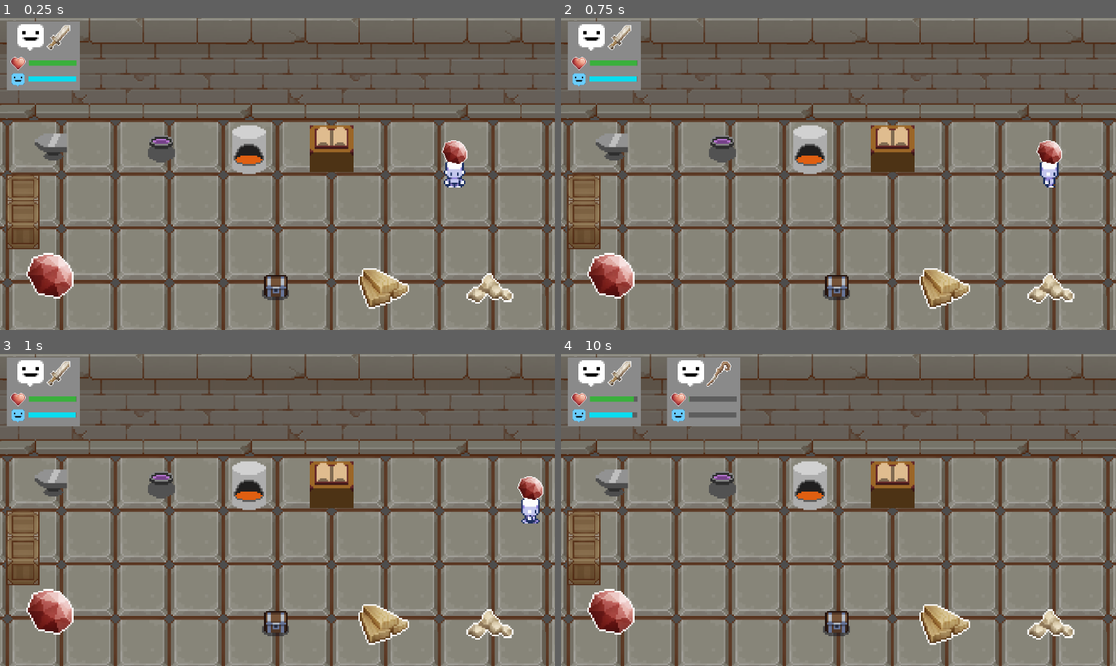
Above: before the commit, frames 1-4 (two rows, left to right).
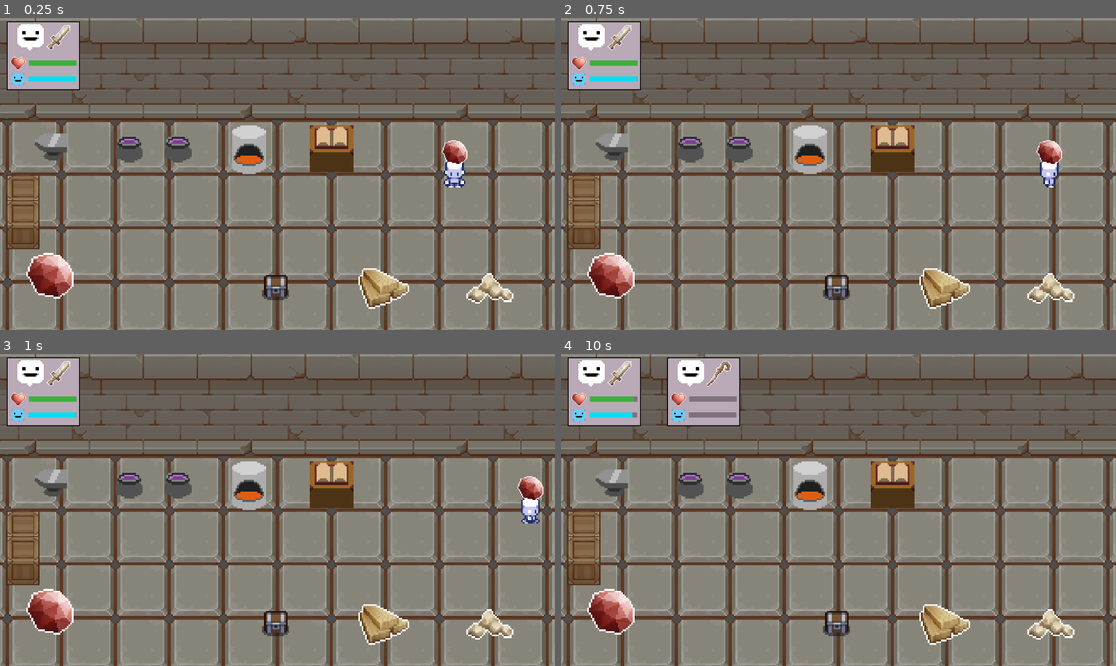
Above: after the commit, the same moments.

Repository: jpsalim21/LootPacker
Game: Godot game, scene res://Cenas/Workshop.tscn
Same seed, same stepped clock (60 frames per second), same inputs: the game is played once before the commit and once after it.
Inputs:
- Up to frame 1 (0.25 s): no input
- Up to frame 2 (0.75 s): tap Enter (interact) at 0.5, 0.6 s; hold D (direita) from 0.53 s (still down)
- Up to frame 3 (1 s): keep holding D (direita)
- Up to frame 4 (10 s): release D (direita) at 1.28 s; hold S (baixo) 1.28-2.03 s; tap K (minigame, bound only after the commit) every 2.25 s from 1.35 to 8.1 s; tap Space (minigame, bound only before the commit) at 2, 2.1, 3.5, 4.35, 6.6, 7.25, 8.85 s; hold D (direita) 2.03-2.78 s; tap Enter (interact) at 2.75, 2.85, 4.25, 5.1, 7.35, 9.6 s; hold W (cima) 2.78-3.53 s; hold A (esquerda) 3.53-5.03 s; hold S (baixo) 5.03-5.78 s; hold D (direita) 5.78-6.53 s; hold W (cima) 6.53-7.28 s; hold D (direita) 7.28-8.03 s; hold S (baixo) 8.03-8.78 s; hold A (esquerda) 8.78-9.53 s; hold W (cima) from 9.53 s (still down)

The runs differ from the first frame. In frame 1, 2.7% of the frame differs, in the area x 1-35%, y 1-47%; in frame 2, 2.7%; in frame 3, 2.7%; in frame 4, 5.0%.

Commit message:
Muda teclas e a UI

Diff:
--- a/Cenas/Workshop.tscn
+++ b/Cenas/Workshop.tscn
@@ -309,7 +309,13 @@
 player = NodePath("../../Player")
 
 [node name="Caldeirao" parent="Cenario" node_paths=PackedStringArray("player") instance=ExtResource("11_vpkt5")]
-position = Vector2(-69, -16)
+position = Vector2(-88, -16)
+itemResultante = ExtResource("11_dmwo6")
+player = NodePath("../../Player")
+tempoMax = 8.0
+
+[node name="Caldeirao2" parent="Cenario" node_paths=PackedStringArray("player") instance=ExtResource("11_vpkt5")]
+position = Vector2(-59, -16)
 itemResultante = ExtResource("11_dmwo6")
 player = NodePath("../../Player")
 tempoMax = 8.0
--- a/Prefabs/lifeBar.tscn
+++ b/Prefabs/lifeBar.tscn
@@ -6,7 +6,12 @@
 [ext_resource type="Texture2D" uid="uid://ckof1hopgrdy2" path="res://Sprites/UI/Heart.png" id="3_6m2bg"]
 
 [sub_resource type="StyleBoxFlat" id="StyleBoxFlat_di8kc"]
-bg_color = Color(0.541176, 0.541176, 0.541176, 1)
+bg_color = Color(0.729412, 0.662745, 0.713726, 1)
+border_width_left = 2
+border_width_top = 2
+border_width_right = 2
+border_width_bottom = 2
+border_color = Color(0, 0, 0, 1)
 
 [sub_resource type="StyleBoxFlat" id="StyleBoxFlat_bbcw5"]
 bg_color = Color(0, 0, 0, 0.32549)
--- a/project.godot
+++ b/project.godot
@@ -47,20 +47,14 @@
 }
 interact={
 "deadzone": 0.5,
-"events": [Object(InputEventKey,"resource_local_to_scene":false,"resource_name":"","device":-1,"window_id":0,"alt_pressed":false,"shift_pressed":false,"ctrl_pressed":false,"meta_pressed":false,"pressed":false,"keycode":0,"physical_keycode":69,"key_label":0,"unicode":69,"echo":false,"script":null)
+"events": [Object(InputEventKey,"resource_local_to_scene":false,"resource_name":"","device":-1,"window_id":0,"alt_pressed":false,"shift_pressed":false,"ctrl_pressed":false,"meta_pressed":false,"pressed":false,"keycode":0,"physical_keycode":74,"key_label":0,"unicode":106,"echo":false,"script":null)
 , Object(InputEventKey,"resource_local_to_scene":false,"resource_name":"","device":-1,"window_id":0,"alt_pressed":false,"shift_pressed":false,"ctrl_pressed":false,"meta_pressed":false,"pressed":false,"keycode":0,"physical_keycode":4194309,"key_label":0,"unicode":0,"echo":false,"script":null)
 , Object(InputEventJoypadButton,"resource_local_to_scene":false,"resource_name":"","device":-1,"button_index":0,"pressure":0.0,"pressed":true,"script":null)
 ]
 }
-run={
-"deadzone": 0.5,
-"events": [Object(InputEventKey,"resource_local_to_scene":false,"resource_name":"","device":-1,"window_id":0,"alt_pressed":false,"shift_pressed":false,"ctrl_pressed":false,"meta_pressed":false,"pressed":false,"keycode":0,"physical_keycode":4194325,"key_label":0,"unicode":0,"echo":false,"script":null)
-, Object(InputEventJoypadMotion,"resource_local_to_scene":false,"resource_name":"","device":-1,"axis":5,"axis_value":1.0,"script":null)
-]
-}
 minigame={
 "deadzone": 0.5,
-"events": [Object(InputEventKey,"resource_local_to_scene":false,"resource_name":"","device":-1,"window_id":0,"alt_pressed":false,"shift_pressed":false,"ctrl_pressed":false,"meta_pressed":false,"pressed":false,"keycode":0,"physical_keycode":32,"key_label":0,"unicode":32,"echo":false,"script":null)
+"events": [Object(InputEventKey,"resource_local_to_scene":false,"resource_name":"","device":-1,"window_id":0,"alt_pressed":false,"shift_pressed":false,"ctrl_pressed":false,"meta_pressed":false,"pressed":false,"keycode":0,"physical_keycode":75,"key_label":0,"unicode":107,"echo":false,"script":null)
 , Object(InputEventJoypadButton,"resource_local_to_scene":false,"resource_name":"","device":-1,"button_index":2,"pressure":0.0,"pressed":true,"script":null)
 ]
 }
